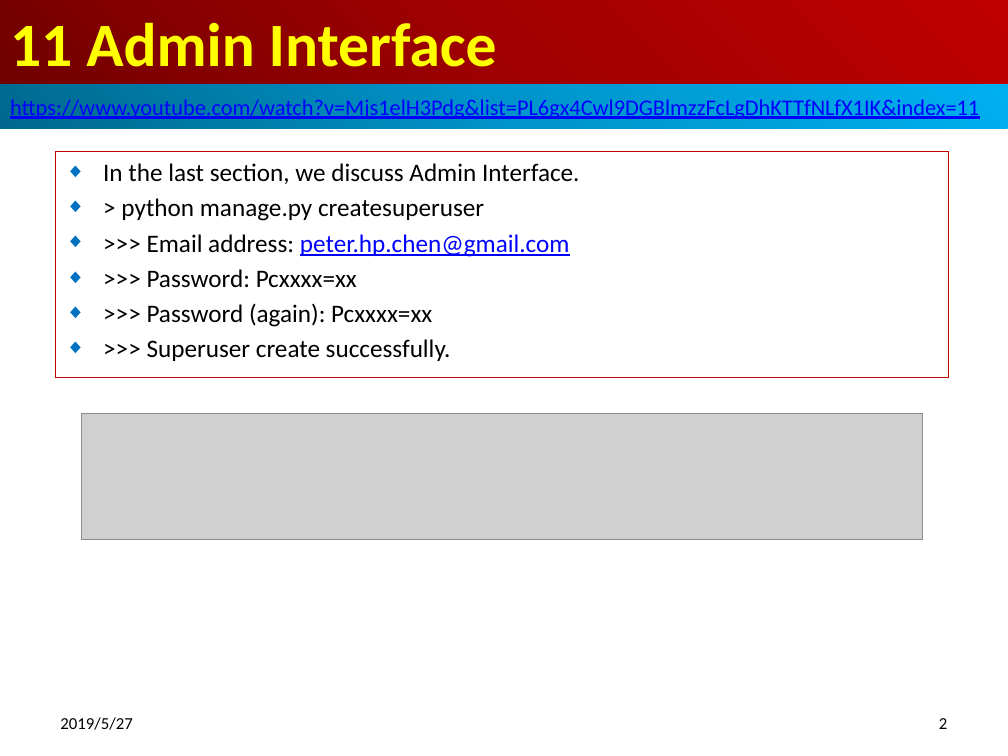
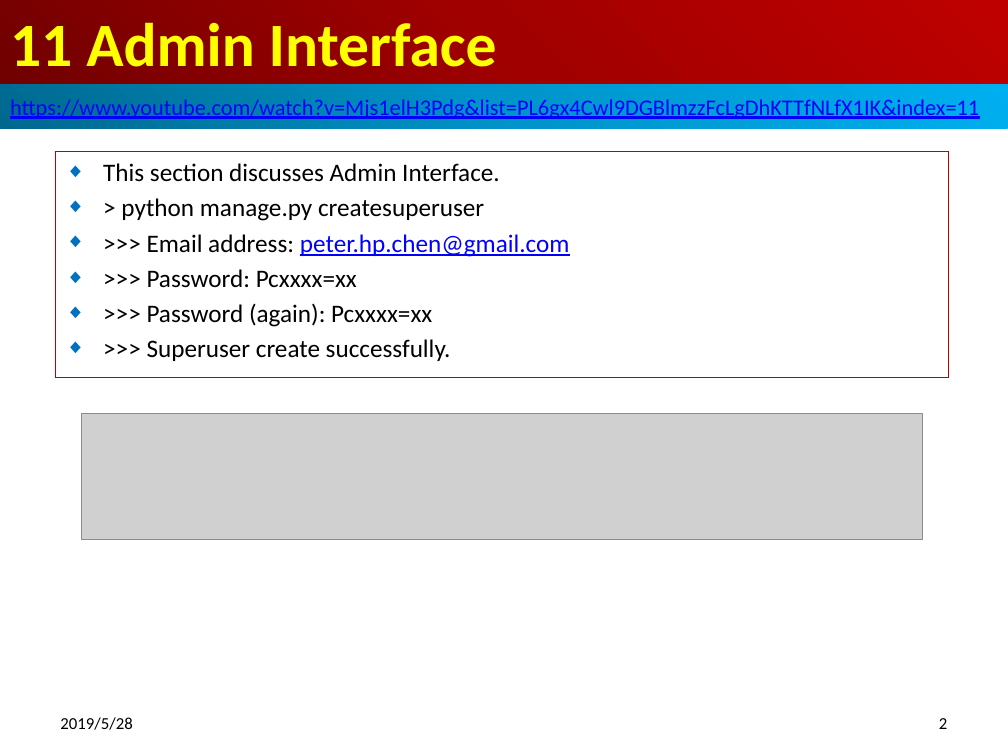
Before and after one commit to peterhchen/500-Django-Basic, a slide deck: slide 2 of 11_AdminInterface/11_AdminInterface.pptx. Drawn at 1008x756 pixels with LibreOffice and Linux fonts; fonts in the diff are those of the drawing; grey boxes stand for pictures. Boxes give left, top, right and bottom in pixels: in the first picture for what was removed or moved away, otherwise in the second. Text is boxed around its words. In the diff, an @@ line names an element or a change of style, - is before the commit and + after.

```diff
--- a/11_AdminInterface/11_AdminInterface.pptx
+++ b/11_AdminInterface/11_AdminInterface.pptx
@@ subtitle at [103, 163, 500, 182]: text changed @@
-◆ In the last section, we discuss Admin Interface.
+◆ This section discusses Admin Interface.
@@ text at [60, 717, 132, 730]: text changed @@
-2019/5/27
+2019/5/28
```
Also in this commit, not shown: 7 other slides changed.
